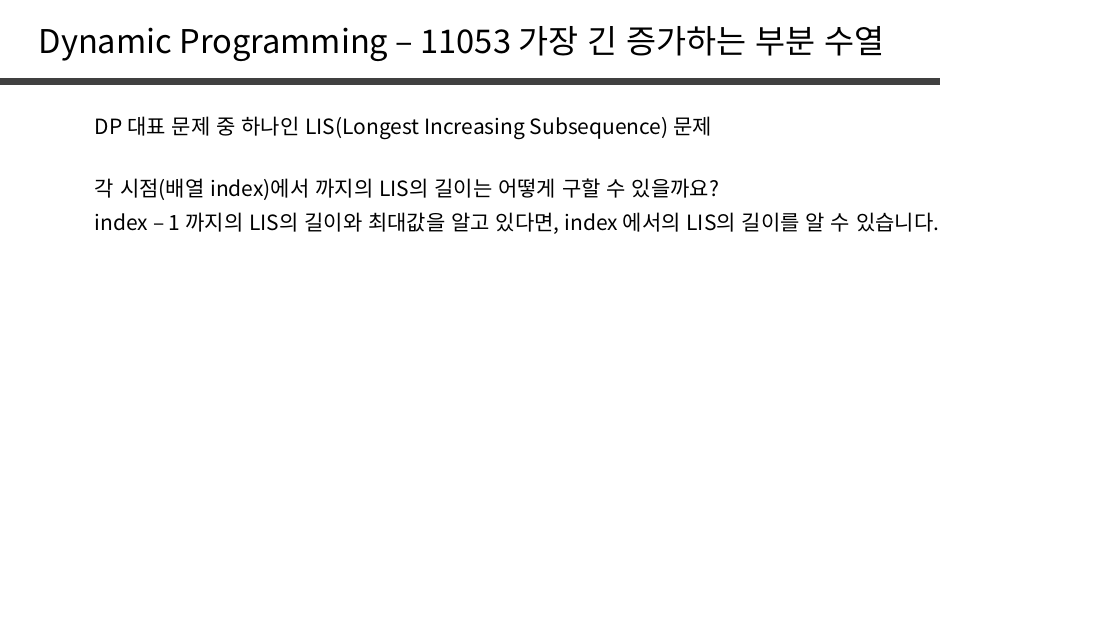
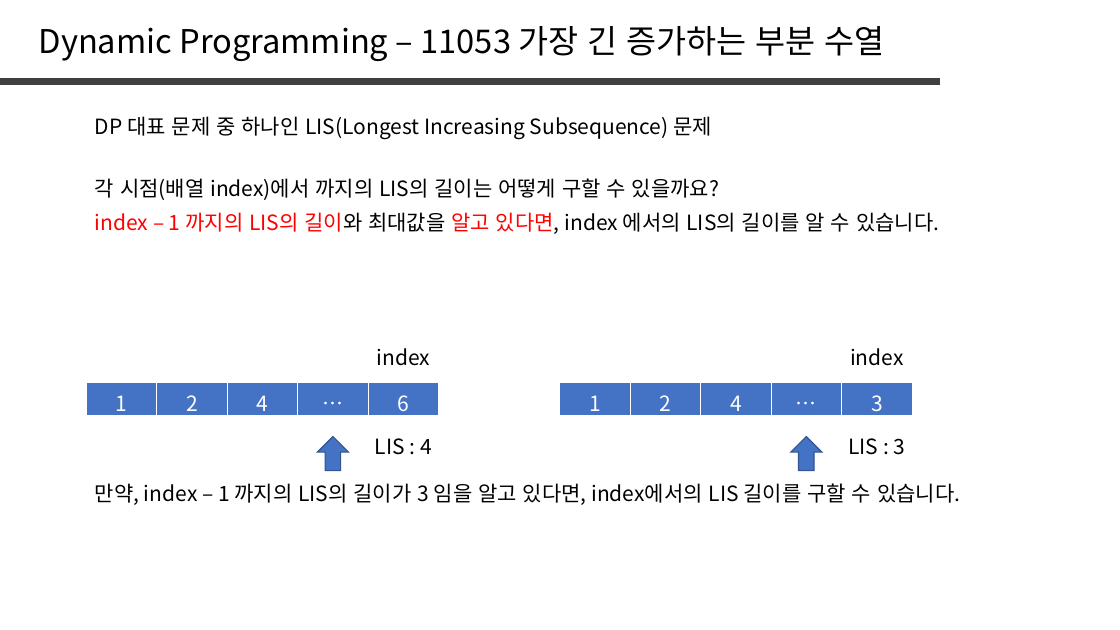
Before and after one commit to jaehoo1/PS-study, a slide deck: slide 30 of study/5_Dynamic Programming.pptx. Drawn at 1120x630 pixels with LibreOffice and Linux fonts; fonts in the diff are those of the drawing. Boxes give left, top, right and bottom in pixels: in the first picture for what was removed or moved away, otherwise in the second. Text is boxed around its words. In the diff, an @@ line names an element or a change of style, - is before the commit and + after.

```diff
--- a/study/5_Dynamic Programming.pptx
+++ b/study/5_Dynamic Programming.pptx
@@ text "index – 1 까지의 LIS의 ..." at (95,212,939,234): text colour #000000 to #FF0000 in "index – 1 까지의 LIS의 길이와 알고 ..." @@
@@ text added at (377,348,430,366), 18 pt, text #000000 @@
+index
@@ text added at (850,348,903,366), 18 pt, text #000000 @@
+index
@@ table added at (87,383,439,420), 1 rows, 5 columns @@
+1 | 2 | 4 | … | 6
@@ table added at (560,383,913,420), 1 rows, 5 columns @@
+1 | 2 | 4 | … | 3
@@ down arrow added at (318,437,349,471), fill #4472C4, outline #325491 1 pt @@
@@ text added at (375,438,432,455), 18 pt, text #000000 @@
+LIS : 4
@@ down arrow added at (791,437,822,471), fill #4472C4, outline #325491 1 pt @@
@@ text added at (848,438,906,455), 18 pt, text #000000 @@
+LIS : 3
@@ text added at (95,483,960,505), 18 pt, text #000000 @@
+만약, index – 1 까지의 LIS의 길이가 3 임을 알고 있다면, index에서의 LIS 길이를 구할 수 있습니다.
```
Also in this commit, not shown: 1 slide added.
